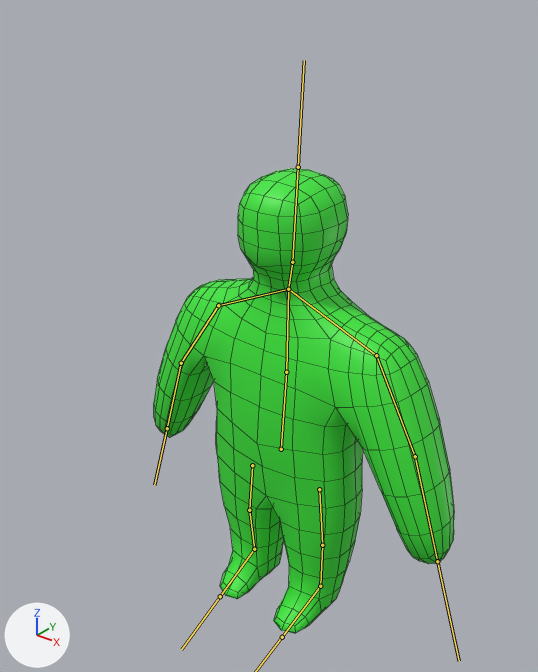
A saved change to the FBX model GMTK2025/Assets/GMTK2025/Models/human.fbx.
Before and after are seen from a 50 mm lens placed at (1.48, -1.96, 2.42), pointed at (0.03, -0.14, 1.3). Arrows for +X, +Y and +Z are at lower left; the lights stay in place. The bones that bend it are drawn over the model as lines. Mesh edges are drawn as thin lines.
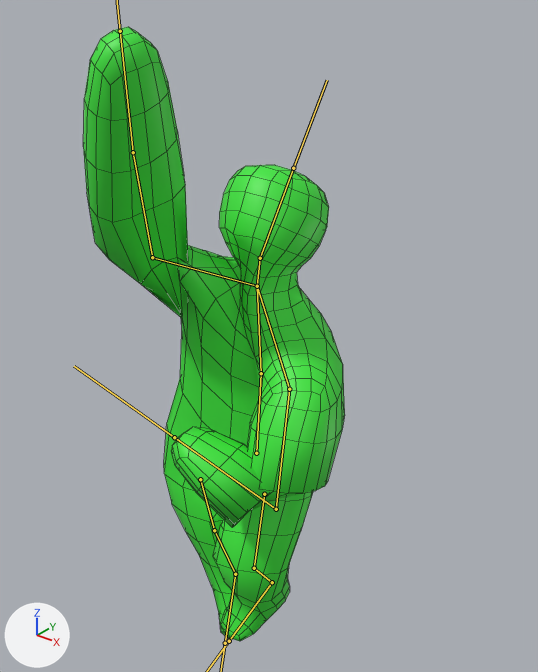
The newer file adds an action. The first version stands in its rest pose; the second is drawn at frame 1 of the action 'Armature|climbRightRope'.

Where the change shows, as pixel boxes (x1, y1, x2, y2) in the pictures (538 x 672 px):
'Cube', posed (13% narrower, 32% taller)
    before: (154, 168, 454, 634)
    after: (83, 27, 345, 641)
bone 'Pelvis', root to tip
    before: (281, 449) to (286, 372)
    after: (256, 453) to (261, 373)
bone 'MiddleSpine', root to tip
    before: (286, 372) to (288, 289)
    after: (261, 373) to (257, 286)
bone 'Bone.002', root to tip
    before: (288, 289) to (376, 355)
    after: (257, 286) to (289, 389)
bone 'LeftArm', root to tip
    before: (376, 355) to (415, 456)
    after: (289, 389) to (276, 509)
bone 'LeftElbow', root to tip
    before: (415, 456) to (437, 561)
    after: (276, 509) to (174, 437)
bone 'Bone.008', root to tip
    before: (288, 289) to (218, 305)
    after: (257, 286) to (152, 257)
bone 'RightArm', root to tip
    before: (218, 305) to (181, 363)
    after: (152, 257) to (133, 152)
bone 'Head', root to tip
    before: (292, 262) to (298, 167)
    after: (260, 258) to (293, 168)
bone 'LeftHip', root to tip
    before: (319, 489) to (322, 545)
    after: (264, 494) to (254, 568)
bone 'LeftKnee', root to tip
    before: (322, 545) to (320, 586)
    after: (254, 568) to (272, 582)
bone 'RightHip', root to tip
    before: (252, 465) to (249, 510)
    after: (200, 479) to (214, 530)
bone 'RightFoot', root to tip
    before: (254, 549) to (220, 596)
    after: (235, 574) to (225, 643)

What the commit changed:
Bone 'Pelvis' (bone_pelvis) moves from (0.0, 0.0, 0.0) to (-0.025, 0.029, 0.123).
Bone 'MiddleSpine' (bone_middlespine) turns from (0, 0, 0) to (0, -2, 4) degrees about its own x, y and z.
Bone 'Bone.002' (bone_bone_002) turns from (0, 0, 0) to (29, 34, -4) degrees about its own x, y and z.
Bone 'LeftArm' (bone_leftarm) turns from (0, 0, 0) to (27, 9, 22) degrees about its own x, y and z.
Bone 'LeftElbow' (bone_leftelbow) turns from (0, 0, 0) to (80, 21, -134) degrees about its own x, y and z.
Bone 'Bone.008' (bone_bone_008) turns from (0, 0, 0) to (58, 24, -31) degrees about its own x, y and z.
Bone 'RightArm' (bone_rightarm) turns from (0, 0, 0) to (111, 66, 23) degrees about its own x, y and z.
Bone 'Head' (bone_head) turns from (0, 0, 0) to (-34, 4, -2) degrees about its own x, y and z.
Bone 'LeftHip' (bone_lefthip) moves from (0.0, 0.0, 0.0) to (0.253, -0.112, -0.062).
Bone 'LeftHip' (bone_lefthip) turns from (0, 0, 0) to (5, -19, -26) degrees about its own x, y and z.
Bone 'LeftKnee' (bone_leftknee) turns from (0, 0, 0) to (7, 17, 57) degrees about its own x, y and z.
Bone 'RightHip' (bone_righthip) moves from (0.0, 0.0, 0.0) to (-0.217, -0.075, 0.173).
Bone 'RightHip' (bone_righthip) turns from (0, 0, 0) to (-15, 1, 4) degrees about its own x, y and z.
Bone 'RightFoot' (bone_rightfoot) turns from (0, 0, 0) to (-22, 2, -13) degrees about its own x, y and z.
